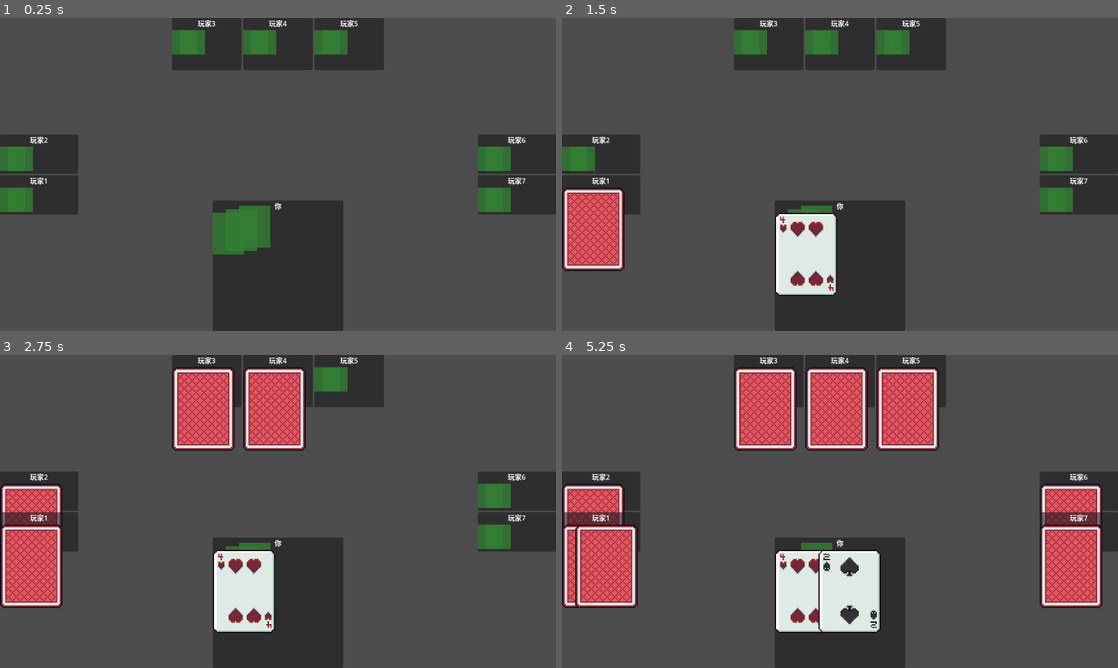
Above: before the commit, frames 1-4 (two rows, left to right).
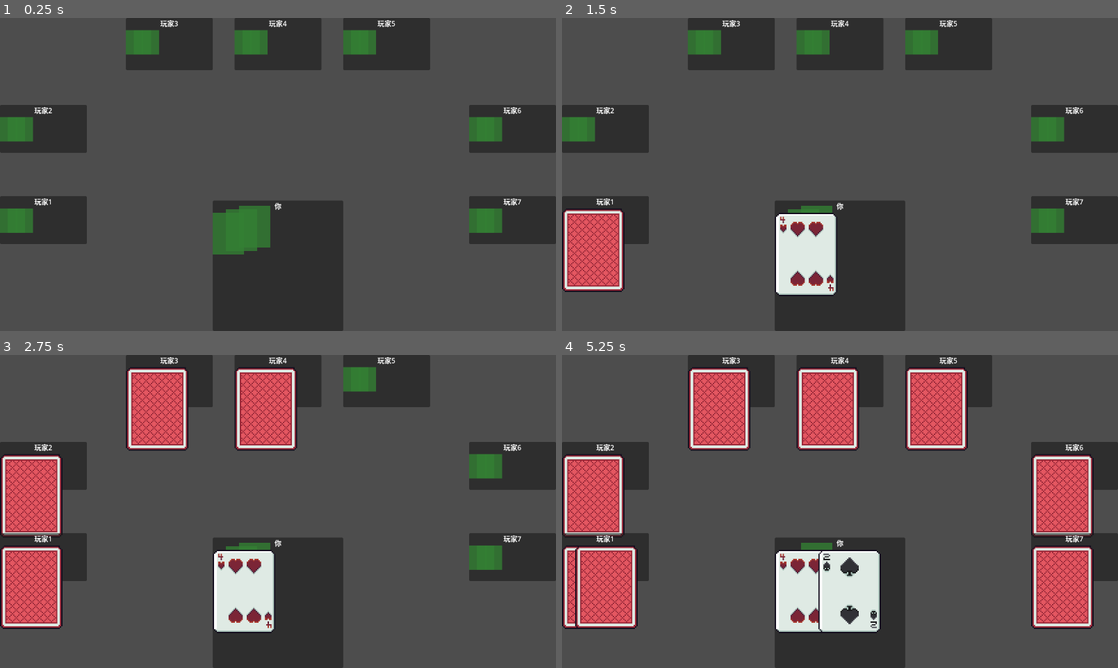
Above: after the commit, the same moments.

Repository: AhkunTa/card-online
Game: Godot game, scene res://scenes/table/table.tscn
Same seed, same stepped clock (60 frames per second), same inputs: the game is played once before the commit and once after it.
Inputs:
- Up to frame 1 (0.25 s): no input
- Up to frame 2 (1.5 s): tap Enter at 0.5 s
- Up to frame 3 (2.75 s): tap Space at 2 s
- Up to frame 4 (5.25 s): tap Enter at 3.5 s; tap Space at 5 s

The runs differ from the first frame. In frame 1, 17% of the frame differs, in the area x 0-100%, y 0-73%; in frame 2, 17%; in frame 3, 22%; in frame 4, 26%, in the area x 0-100%, y 0-88%.

Commit message:
chore: update

Diff:
--- a/scenes/table/table.gd
+++ b/scenes/table/table.gd
@@ -160,7 +160,13 @@
 
 func _make_player_panel(player_name: String, is_self: bool) -> PanelContainer:
 	var panel := PanelContainer.new()
+	# 面板内边距
+	panel.add_theme_constant_override("margin_left", 20)
+	panel.add_theme_constant_override("margin_right", 20)
+	panel.add_theme_constant_override("margin_top", 20)
+	panel.add_theme_constant_override("margin_bottom", 20)
 	var vbox := VBoxContainer.new()
+	vbox.add_theme_constant_override("separation", 4)
 	panel.add_child(vbox)
 
 	var name_label := Label.new()
@@ -183,5 +189,5 @@
 			placeholder.position = Vector2(18, 0) * i
 		card_row.add_child(placeholder)
 
-	panel.custom_minimum_size = Vector2(300, 140) if is_self else Vector2(160, 90)
+	panel.custom_minimum_size = Vector2(300, 160) if is_self else Vector2(200, 110)
 	return panel
--- a/scenes/table/table.tscn
+++ b/scenes/table/table.tscn
@@ -19,6 +19,7 @@
 anchor_right = 1.0
 offset_bottom = 120.0
 grow_horizontal = 2
+theme_override_constants/separation = 50
 alignment = 1
 
 [node name="LeftArea" type="VBoxContainer" parent="." unique_id=1001310697]
@@ -28,6 +29,7 @@
 anchor_bottom = 1.0
 offset_right = 180.0
 grow_vertical = 2
+theme_override_constants/separation = 100
 alignment = 1
 
 [node name="RightArea" type="VBoxContainer" parent="." unique_id=1586885304]
@@ -40,6 +42,7 @@
 offset_left = -180.0
 grow_horizontal = 0
 grow_vertical = 2
+theme_override_constants/separation = 100
 alignment = 1
 
 [node name="BottomPlayerArea" type="HBoxContainer" parent="." unique_id=1282498277]
